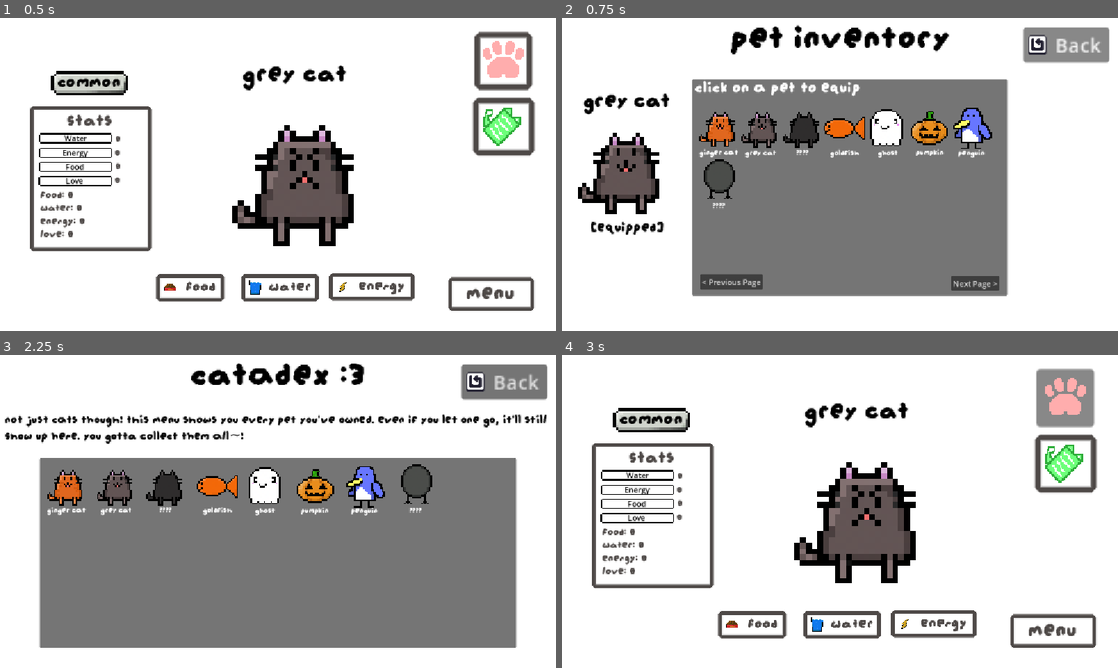
Above: before the commit, frames 1-4 (two rows, left to right).
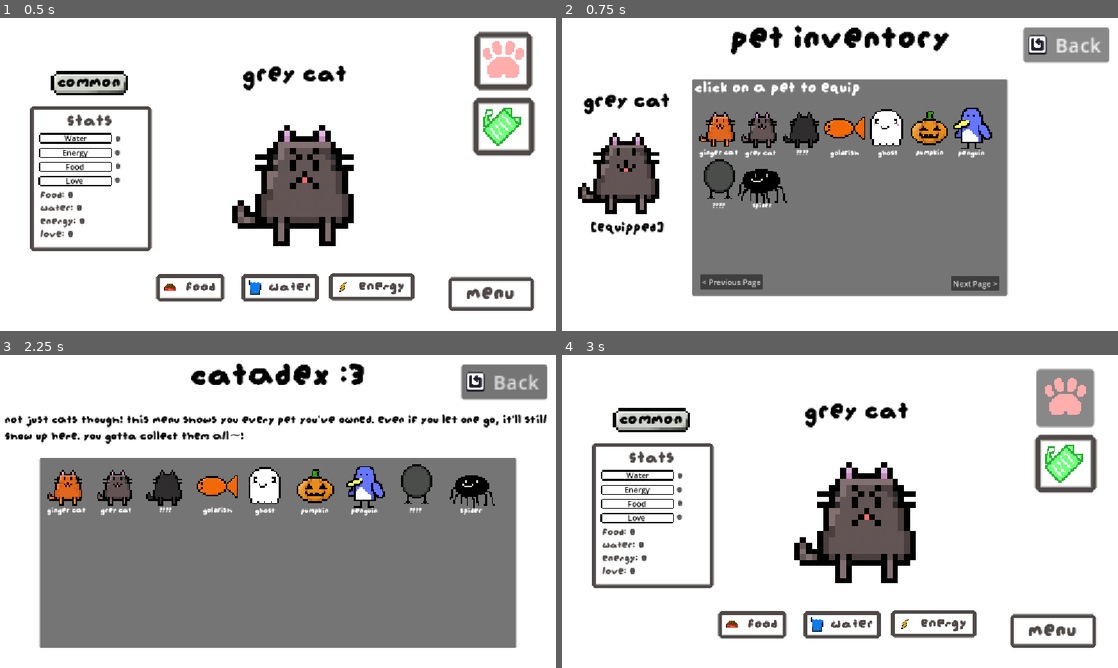
Above: after the commit, the same moments.

Repository: smallzdev/Tomagotchi-game
Game: Godot game, scene res://scenes/menus/main_game_scene.tscn
Same seed, same stepped clock (60 frames per second), same inputs: the game is played once before the commit and once after it. This scene is started directly instead of the project's main scene.
Inputs (mouse positions are in pixels of both pictures, inside the frame that each line leads up to):
- Up to frame 1 (0.5 s): no input
- Up to frame 2 (0.75 s): click (1067, 61) at 0.5 s
- Up to frame 3 (2.25 s): click "Back" at 1.25 s; click (505, 464) at 2 s
- Up to frame 4 (3 s): click "Back" at 2.75 s

Frame 1 is identical in both runs. In frame 2, 0.6% of the frame differs, in the area x 31-41%, y 48-62%; in frame 3, 0.5%; in frame 4, nothing differs.

Commit message:
Spider Pet
1. Added the spider pet. This took a while, I 100% need to make my code less complicated and easy to add more pets.

2. Maybe more

Diff:
--- a/scenes/menus/catadex.tscn
+++ b/scenes/menus/catadex.tscn
@@ -18,6 +18,7 @@
 [ext_resource type="Texture2D" uid="uid://bcavxfx2el72s" path="res://Resources/InUse/TamagotchiCustomAssets/pets/Outlines/fish-outline.png" id="11_abrlc"]
 [ext_resource type="Texture2D" uid="uid://cipqnn24ybwx3" path="res://Resources/InUse/TamagotchiCustomAssets/pets/Outlines/?.png" id="11_cg3yn"]
 [ext_resource type="Texture2D" uid="uid://pf78d14ebxut" path="res://Resources/InUse/TamagotchiCustomAssets/pets/Outlines/pumpin-shadow.png" id="16_tinwy"]
+[ext_resource type="Texture2D" uid="uid://b64t62s47vcjg" path="res://Resources/InUse/TamagotchiCustomAssets/pets/spider.png" id="17_acxwf"]
 
 [sub_resource type="CanvasTexture" id="CanvasTexture_e7wif"]
 specular_color = Color(0.95686275, 0.95686275, 0.95686275, 1)
@@ -42,6 +43,30 @@
 atlas = ExtResource("7_w7v3h")
 region = Rect2(0, 0, 32, 32)
 
+[sub_resource type="AtlasTexture" id="AtlasTexture_abrlc"]
+atlas = ExtResource("17_acxwf")
+region = Rect2(0, 0, 32, 32)
+
+[sub_resource type="AtlasTexture" id="AtlasTexture_tinwy"]
+atlas = ExtResource("17_acxwf")
+region = Rect2(32, 0, 32, 32)
+
+[sub_resource type="AtlasTexture" id="AtlasTexture_u304v"]
+atlas = ExtResource("17_acxwf")
+region = Rect2(0, 32, 32, 32)
+
+[sub_resource type="AtlasTexture" id="AtlasTexture_r6q2l"]
+atlas = ExtResource("17_acxwf")
+region = Rect2(32, 32, 32, 32)
+
+[sub_resource type="AtlasTexture" id="AtlasTexture_ctkmf"]
+atlas = ExtResource("17_acxwf")
+region = Rect2(0, 64, 32, 32)
+
+[sub_resource type="AtlasTexture" id="AtlasTexture_4epf4"]
+atlas = ExtResource("17_acxwf")
+region = Rect2(32, 64, 32, 32)
+
 [sub_resource type="SpriteFrames" id="SpriteFrames_cgke2"]
 animations = [{
 "frames": [{
@@ -135,6 +160,29 @@
 }],
 "loop": 1,
 "name": &"pumpkin",
+"speed": 5.0
+}, {
+"frames": [{
+"duration": 1.0,
+"texture": SubResource("AtlasTexture_abrlc")
+}, {
+"duration": 1.0,
+"texture": SubResource("AtlasTexture_tinwy")
+}, {
+"duration": 1.0,
+"texture": SubResource("AtlasTexture_u304v")
+}, {
+"duration": 1.0,
+"texture": SubResource("AtlasTexture_r6q2l")
+}, {
+"duration": 1.0,
+"texture": SubResource("AtlasTexture_ctkmf")
+}, {
+"duration": 1.0,
+"texture": SubResource("AtlasTexture_4epf4")
+}],
+"loop": 1,
+"name": &"spider",
 "speed": 5.0
 }]
 
@@ -315,6 +363,24 @@
 theme_override_fonts/font = ExtResource("2_w7v3h")
 theme_override_font_sizes/font_size = 18
 text = "Baby Chicken"
+horizontal_alignment = 1
+
+[node name="CatadexItem9" type="AnimatedSprite2D" parent="Panel" unique_id=1358240122]
+texture_filter = 1
+position = Vector2(895.00006, 58)
+scale = Vector2(3.2, 3.2)
+sprite_frames = SubResource("SpriteFrames_cgke2")
+animation = &"spider"
+
+[node name="CatadexItem9Label" type="Label" parent="Panel" unique_id=1524423877]
+layout_mode = 0
+offset_left = 838.0
+offset_top = 101.0
+offset_right = 951.0
+offset_bottom = 124.0
+theme_override_fonts/font = ExtResource("2_w7v3h")
+theme_override_font_sizes/font_size = 18
+text = "Spider"
 horizontal_alignment = 1
 
 [node name="backButton" type="Button" parent="." unique_id=1054623189]
--- a/scenes/menus/main_game_scene.tscn
+++ b/scenes/menus/main_game_scene.tscn
@@ -21,6 +21,7 @@
 [ext_resource type="Texture2D" uid="uid://bwoqi4m63v3xe" path="res://Resources/InUse/TamagotchiCustomAssets/pets/ginger-cat-animated.png" id="13_r20aw"]
 [ext_resource type="Texture2D" uid="uid://bwnu12weboyh4" path="res://Resources/InUse/TamagotchiCustomAssets/pets/penguin.png" id="15_krc6o"]
 [ext_resource type="Texture2D" uid="uid://ceymqu0dyfx4y" path="res://Resources/InUse/TamagotchiCustomAssets/pets/grey-animated-cat.png" id="15_xgfuv"]
+[ext_resource type="Texture2D" uid="uid://b64t62s47vcjg" path="res://Resources/InUse/TamagotchiCustomAssets/pets/spider.png" id="18_r20aw"]
 [ext_resource type="Texture2D" uid="uid://ctjk7wurvnlqb" path="res://Resources/InUse/TamagotchiCustomAssets/colouredtitles.png" id="22_51xs6"]
 [ext_resource type="Script" uid="uid://vkw0s1vjtplq" path="res://scenes/menus/rarity.gd" id="23_ahvjs"]
 
@@ -332,6 +333,30 @@
 atlas = ExtResource("13_36xus")
 region = Rect2(32, 64, 32, 32)
 
+[sub_resource type="AtlasTexture" id="AtlasTexture_gclpq"]
+atlas = ExtResource("18_r20aw")
+region = Rect2(0, 0, 32, 32)
+
+[sub_resource type="AtlasTexture" id="AtlasTexture_6jm6k"]
+atlas = ExtResource("18_r20aw")
+region = Rect2(32, 0, 32, 32)
+
+[sub_resource type="AtlasTexture" id="AtlasTexture_pe0cs"]
+atlas = ExtResource("18_r20aw")
+region = Rect2(0, 32, 32, 32)
+
+[sub_resource type="AtlasTexture" id="AtlasTexture_kp4ad"]
+atlas = ExtResource("18_r20aw")
+region = Rect2(32, 32, 32, 32)
+
+[sub_resource type="AtlasTexture" id="AtlasTexture_xvjk4"]
+atlas = ExtResource("18_r20aw")
+region = Rect2(0, 64, 32, 32)
+
+[sub_resource type="AtlasTexture" id="AtlasTexture_o58lg"]
+atlas = ExtResource("18_r20aw")
+region = Rect2(32, 64, 32, 32)
+
 [sub_resource type="SpriteFrames" id="SpriteFrames_stm8k"]
 animations = [{
 "frames": [{
@@ -513,6 +538,29 @@
 }],
 "loop": 1,
 "name": &"pumpkin",
+"speed": 5.0
+}, {
+"frames": [{
+"duration": 1.0,
+"texture": SubResource("AtlasTexture_gclpq")
+}, {
+"duration": 1.0,
+"texture": SubResource("AtlasTexture_6jm6k")
+}, {
+"duration": 1.0,
+"texture": SubResource("AtlasTexture_pe0cs")
+}, {
+"duration": 1.0,
+"texture": SubResource("AtlasTexture_kp4ad")
+}, {
+"duration": 1.0,
+"texture": SubResource("AtlasTexture_xvjk4")
+}, {
+"duration": 1.0,
+"texture": SubResource("AtlasTexture_o58lg")
+}],
+"loop": 1,
+"name": &"spider",
 "speed": 5.0
 }]
 
@@ -1107,6 +1155,9 @@
 wait_time = 2.0
 autostart = true
 
+[node name="HardcoreScoreTimer" type="Timer" parent="." unique_id=1576465864]
+autostart = true
+
 [connection signal="input_event" from="Area2D" to="Area2D" method="petting_love"]
 [connection signal="timeout" from="Timer" to="petsButton" method="_on_5s_timer_timeout"]
 [connection signal="timeout" from="HardcoreTimer" to="petsButton" method="_on_hardcore_timer_timeout"]
--- a/scenes/menus/pets.tscn
+++ b/scenes/menus/pets.tscn
@@ -17,6 +17,8 @@
 [ext_resource type="Texture2D" uid="uid://bwnu12weboyh4" path="res://Resources/InUse/TamagotchiCustomAssets/pets/penguin.png" id="7_u5fce"]
 [ext_resource type="Texture2D" uid="uid://bcavxfx2el72s" path="res://Resources/InUse/TamagotchiCustomAssets/pets/Outlines/fish-outline.png" id="8_qtxby"]
 [ext_resource type="Texture2D" uid="uid://pf78d14ebxut" path="res://Resources/InUse/TamagotchiCustomAssets/pets/Outlines/pumpin-shadow.png" id="12_hgu4i"]
+[ext_resource type="Texture2D" uid="uid://b64t62s47vcjg" path="res://Resources/InUse/TamagotchiCustomAssets/pets/spider.png" id="16_7es7a"]
+[ext_resource type="Texture2D" uid="uid://cipqnn24ybwx3" path="res://Resources/InUse/TamagotchiCustomAssets/pets/Outlines/?.png" id="17_8yq4b"]
 
 [sub_resource type="CanvasTexture" id="CanvasTexture_rkuql"]
 specular_color = Color(0.95686275, 0.95686275, 0.95686275, 1)
@@ -41,6 +43,10 @@
 atlas = ExtResource("6_u5fce")
 region = Rect2(0, 0, 32, 32)
 
+[sub_resource type="AtlasTexture" id="AtlasTexture_nnuhk"]
+atlas = ExtResource("16_7es7a")
+region = Rect2(0, 0, 32, 32)
+
 [sub_resource type="SpriteFrames" id="SpriteFrames_ehm21"]
 animations = [{
 "frames": [{
@@ -134,6 +140,17 @@
 }],
 "loop": 1,
 "name": &"pumpkin",
+"speed": 5.0
+}, {
+"frames": [{
+"duration": 1.0,
+"texture": SubResource("AtlasTexture_nnuhk")
+}, {
+"duration": 1.0,
+"texture": ExtResource("17_8yq4b")
+}],
+"loop": 1,
+"name": &"spider",
 "speed": 5.0
 }]
 
@@ -392,17 +409,21 @@
 script = ExtResource("1_y4cg6")
 
 [node name="PetSprite9" type="AnimatedSprite2D" parent="Panel/Area2D9" unique_id=1794594538]
+unique_name_in_owner = true
 texture_filter = 1
 position = Vector2(143, 210)
 scale = Vector2(3.5, 3.5)
 sprite_frames = SubResource("SpriteFrames_ehm21")
-animation = &"blank"
+animation = &"spider"
 
 [node name="PetLabel9" type="Label" parent="Panel/Area2D9" unique_id=1481782909]
-offset_left = 130.0
+unique_name_in_owner = true
+offset_left = 103.0
 offset_top = 254.0
-offset_right = 157.0
+offset_right = 187.0
 offset_bottom = 277.0
+theme_override_fonts/font = ExtResource("2_qtxby")
+text = "Spider"
 horizontal_alignment = 1
 
 [node name="CollisionShape2D" type="CollisionShape2D" parent="Panel/Area2D9" unique_id=1820965029]
@@ -723,3 +744,4 @@
 [connection signal="input_event" from="Panel/Area2D6" to="Panel/Area2D6" method="_on_pet6_equipped"]
 [connection signal="input_event" from="Panel/Area2D7" to="Panel/Area2D" method="_on_pet7_equipped"]
 [connection signal="input_event" from="Panel/Area2D8" to="Panel/Area2D" method="_on_pet8_equipped"]
+[connection signal="input_event" from="Panel/Area2D9" to="Panel/Area2D" method="_on_pet9_equipped"]
--- a/scenes/menus/rarity.gd
+++ b/scenes/menus/rarity.gd
@@ -15,7 +15,7 @@
 	if Global.pet in [1, 2, 3, 4, 6]:
 		rarityLabel.text = "Common"
 		rarityBackground.frame = 0
-	elif Global.pet in [5, 7]:
+	elif Global.pet in [5, 7, 9]:
 		rarityLabel.text = "Legendary"
 		rarityLabel.add_theme_font_size_override("font_size", 34)
 		rarityBackground.frame = 2
--- a/scripts/catadex.gd
+++ b/scripts/catadex.gd
@@ -27,6 +27,8 @@
 @onready var pet7Label = $Panel/CatadexItem7Label
 @onready var pet8Sprite = $Panel/CatadexItem8
 @onready var pet8Label = $Panel/CatadexItem8Label
+@onready var pet9Sprite = $Panel/CatadexItem9
+@onready var pet9Label = $Panel/CatadexItem9Label
 
 # catadex updating variable
 # SooOOOOosoOOoo messy :/
@@ -79,3 +81,9 @@
 	if Global.pet8owned == false:
 		pet8Label.text = "????"
 		pet8Sprite.frame = 1
+	if Global.pet9owned == true:
+		pet9Label.text = "Spider"
+		pet9Sprite.frame = 0
+	if Global.pet9owned == false:
+		pet9Label.text = "????"
+		pet9Sprite.frame = 1
--- a/scripts/global.gd
+++ b/scripts/global.gd
@@ -12,7 +12,8 @@
 var pet = 2
 
 # pets and if they're owned
-# currently, they're all true for testing purposes.
+# currently, they're all true except for a few for
+# testing purposes.
 var pet1owned = true
 var pet2owned = true
 var pet3owned = false
@@ -21,6 +22,7 @@
 var pet6owned = true
 var pet7owned = true
 var pet8owned = false
+var pet9owned = true
 
 # hardcore mode toggle
 var hardcore = false
@@ -42,6 +44,8 @@
 	],
 
 	"legendary": [
-		"Ghost"
+		"Ghost",
+		"Penguin",
+		"Spider"
 	]
 }
--- a/scripts/main_game_buttons.gd
+++ b/scripts/main_game_buttons.gd
@@ -118,6 +118,9 @@
 	elif Global.pet == 8:
 		petSprite.animation = "baby chicken"
 		petSpriteNameText.text = "Baby Chicken"
+	elif Global.pet == 9:
+		petSprite.animation = "spider"
+		petSpriteNameText.text = "Spider"
 
 # when updating, make sure to also update pet_sprite.gd
 # as it uses this same function
--- a/scripts/pet_equip.gd
+++ b/scripts/pet_equip.gd
@@ -92,6 +92,17 @@
 			print("Pet " + str(Global.pet) + " equipped!")
 		else:
 			print("Error, pet 8 is not owned.")
+
+
+func _on_pet9_equipped(viewport: Node, event: InputEvent, shape_idx: int) -> void:
+	if event is InputEventMouseButton and event.pressed and event.button_index == MOUSE_BUTTON_LEFT:
+		if Global.pet9owned == true:
+			Global.pet = 9
+			loadEquippedPet()
+			print("Pet " + str(Global.pet) + " equipped!")
+		else:
+			print("Error, pet 9 is not owned.")
+
 # end of click to equip pet detection
 
 # loads and displays the current equipped pet
@@ -128,6 +139,9 @@
 	if Global.pet == 8:
 		equippedPetName.text = "Baby Chicken"
 		equippedPetSprite.animation = "baby chicken"
+	if Global.pet == 9:
+		equippedPetName.text = "Spider"
+		equippedPetSprite.animation - "spider"
 	equippedPetSprite.frame = 0
 # when adding more pets, remember to update this code
 
@@ -154,6 +168,8 @@
 @onready var petSprite7Name = %PetLabel7
 @onready var petSprite8 = %PetSprite8
 @onready var petSprite8Name = %PetLabel8
+@onready var petSprite9 = %PetSprite9
+@onready var petSprite9Label = %PetLabel9
 
 func showOwned():
 	# falses
@@ -181,6 +197,9 @@
 	if Global.pet8owned == false:
 		petSprite8.frame = 1
 		petSprite8Name.text = "????"
+	if Global.pet9owned == false:
+		petSprite9.frame = 1
+		petSprite9Label.text = "????"
 
 	# trues
 	if Global.pet1owned == true:
@@ -207,3 +226,6 @@
 	if Global.pet8owned == true:
 		petSprite8.frame = 0
 		petSprite8Name.text = "Baby Chicken"
+	if Global.pet9owned == true:
+		petSprite9.frame = 0
+		petSprite9Label.text = "Spider"
